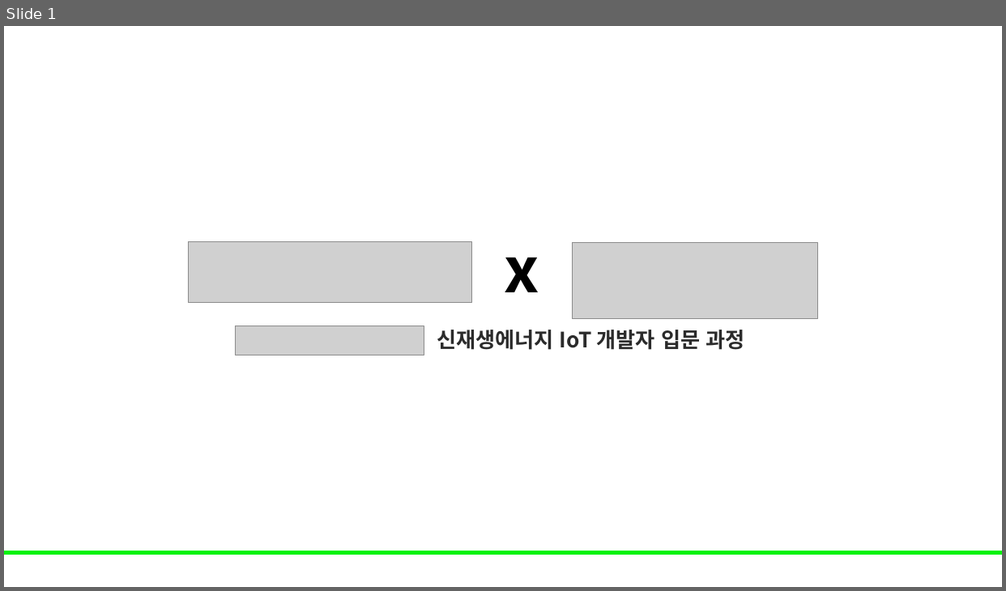
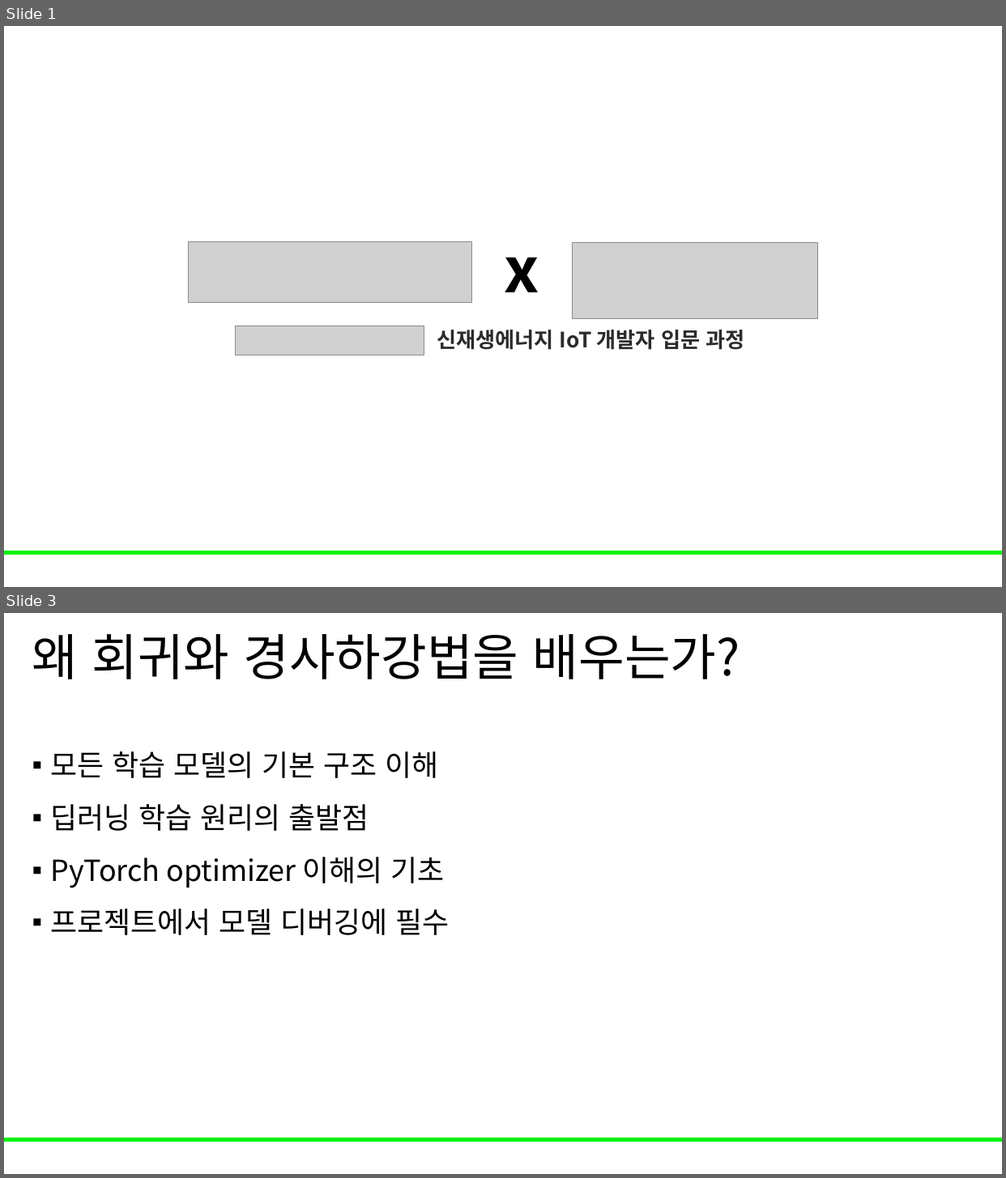
Before and after one commit to Leader-Lesson/KDT_RE_5th, a slide deck: material/5_AI/09_회귀와경사하강법.pptx. Shown one above the other, each under a label of ours: slide 1 before the commit, slides 1 and 3 after it; the slides between them are not shown. The pictures are 1006x591 and 1006x1178 pixels, drawn with LibreOffice and Linux fonts; fonts in the diff are those of the drawing; grey boxes stand for pictures; background and template pictures are left out. Boxes give left, top, right and bottom in pixels: in the first picture for what was removed or moved away, otherwise in the second. Text is boxed around its words. In the diff, an @@ line names an element or a change of style, - is before the commit and + after.

```diff
--- a/material/5_AI/09_회귀와경사하강법.pptx
+++ b/material/5_AI/09_회귀와경사하강법.pptx
@@ slide 3 added at (4,613,1002,1174), background #FFFFFF; not listed: 1 template element that a slide beside it also shows @@
@@ title added at (32,634,740,679), 48 pt, text #000000 @@
+왜 회귀와 경사하강법을 배우는가?
@@ text added at (51,752,450,935), 28 pt, text #000000 @@
+▪ 모든 학습 모델의 기본 구조 이해
+▪ 딥러닝 학습 원리의 출발점
+▪ PyTorch optimizer 이해의 기초
+▪ 프로젝트에서 모델 디버깅에 필수
```
Also in this commit, not shown: 35 slides changed, 2 other slides added, 2 other files.
